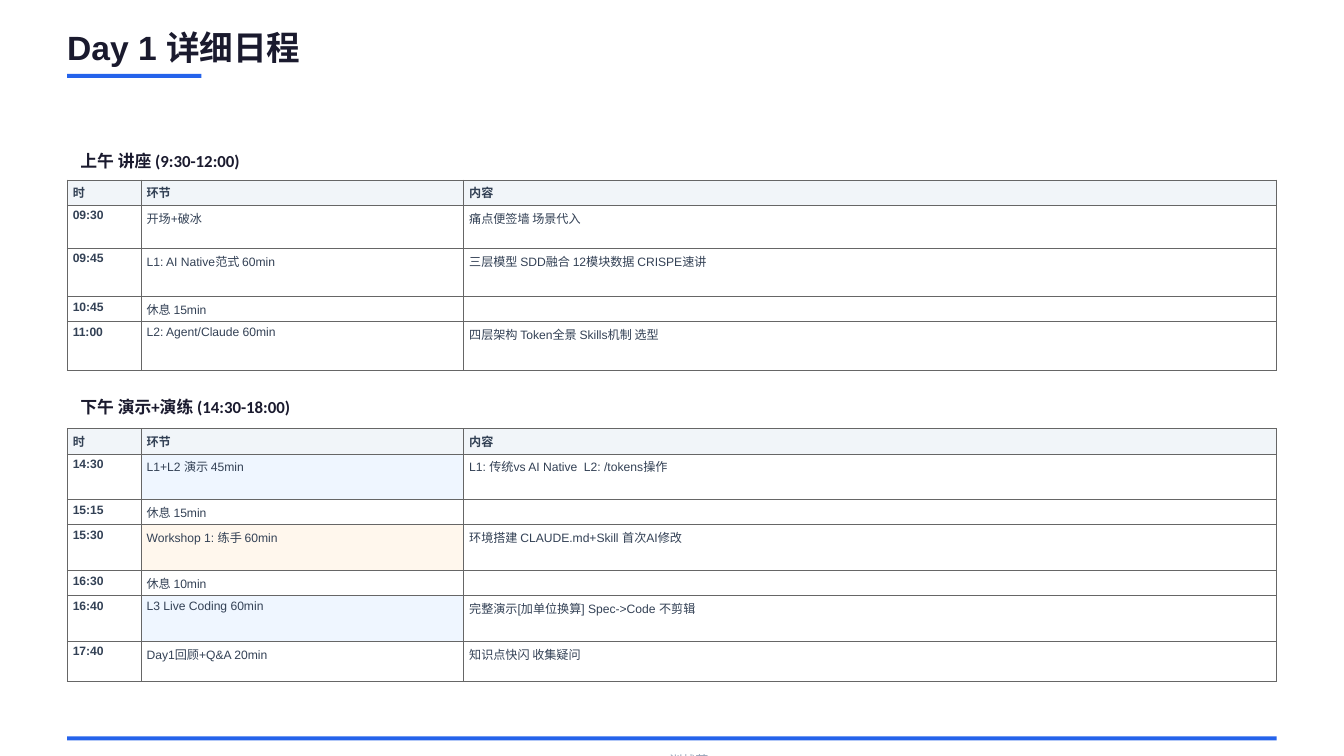
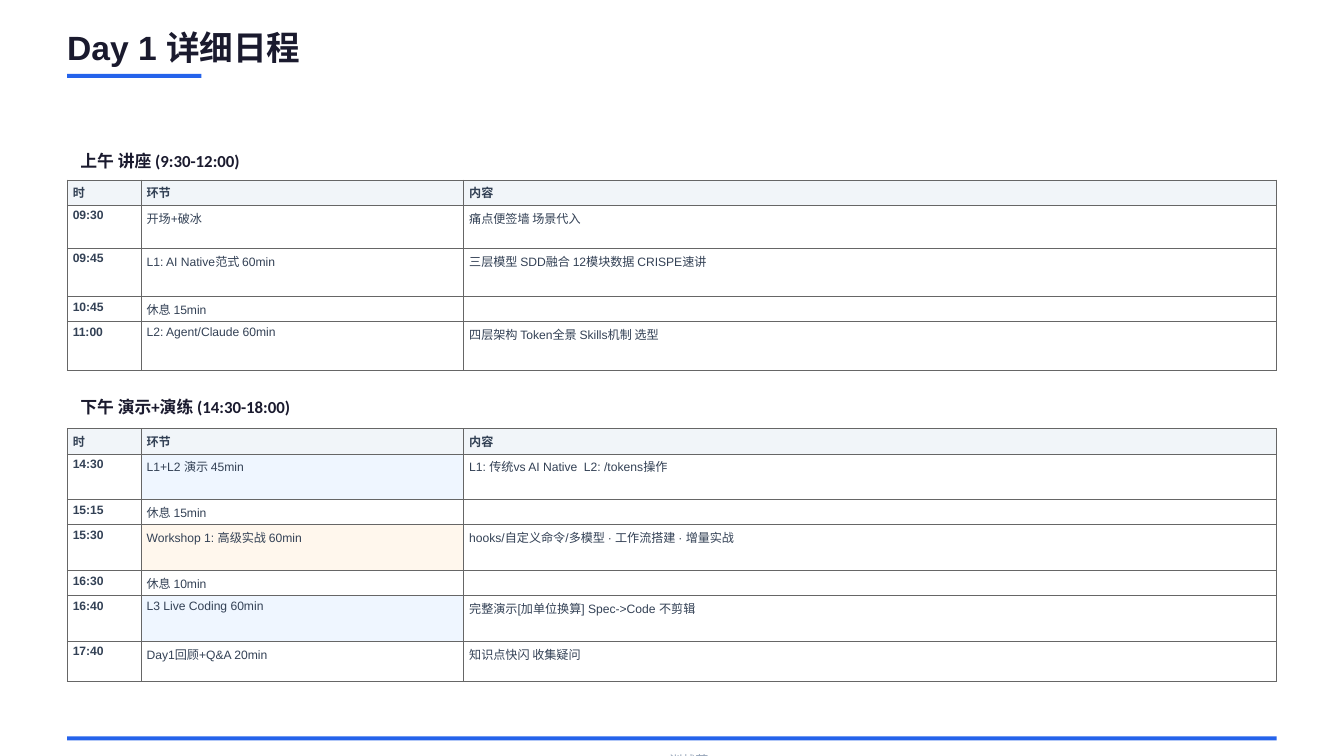
Before and after one commit to JungleTestLabs/ai-coding-training, a slide deck: slide 3 of docs/AI-Native-训战营-介绍与日程.pptx. Drawn at 1344x756 pixels with LibreOffice and Linux fonts; fonts in the diff are those of the drawing. Boxes give left, top, right and bottom in pixels: in the first picture for what was removed or moved away, otherwise in the second. Text is boxed around its words. In the diff, an @@ line names an element or a change of style, - is before the commit and + after.

```diff
--- a/docs/AI-Native-训战营-介绍与日程.pptx
+++ b/docs/AI-Native-训战营-介绍与日程.pptx
@@ table at (x1=67, y1=429, x2=1277, y2=666) @@
-row 4, column 2: Workshop 1: 练手 60min
+row 4, column 2: Workshop 1: 高级实战 60min
-row 4, column 3: 环境搭建 CLAUDE.md+Skill 首次AI修改
+row 4, column 3: hooks/自定义命令/多模型 · 工作流搭建 · 增量实战
```
Also in this commit, not shown: 2 other slides changed, 2 other files.
